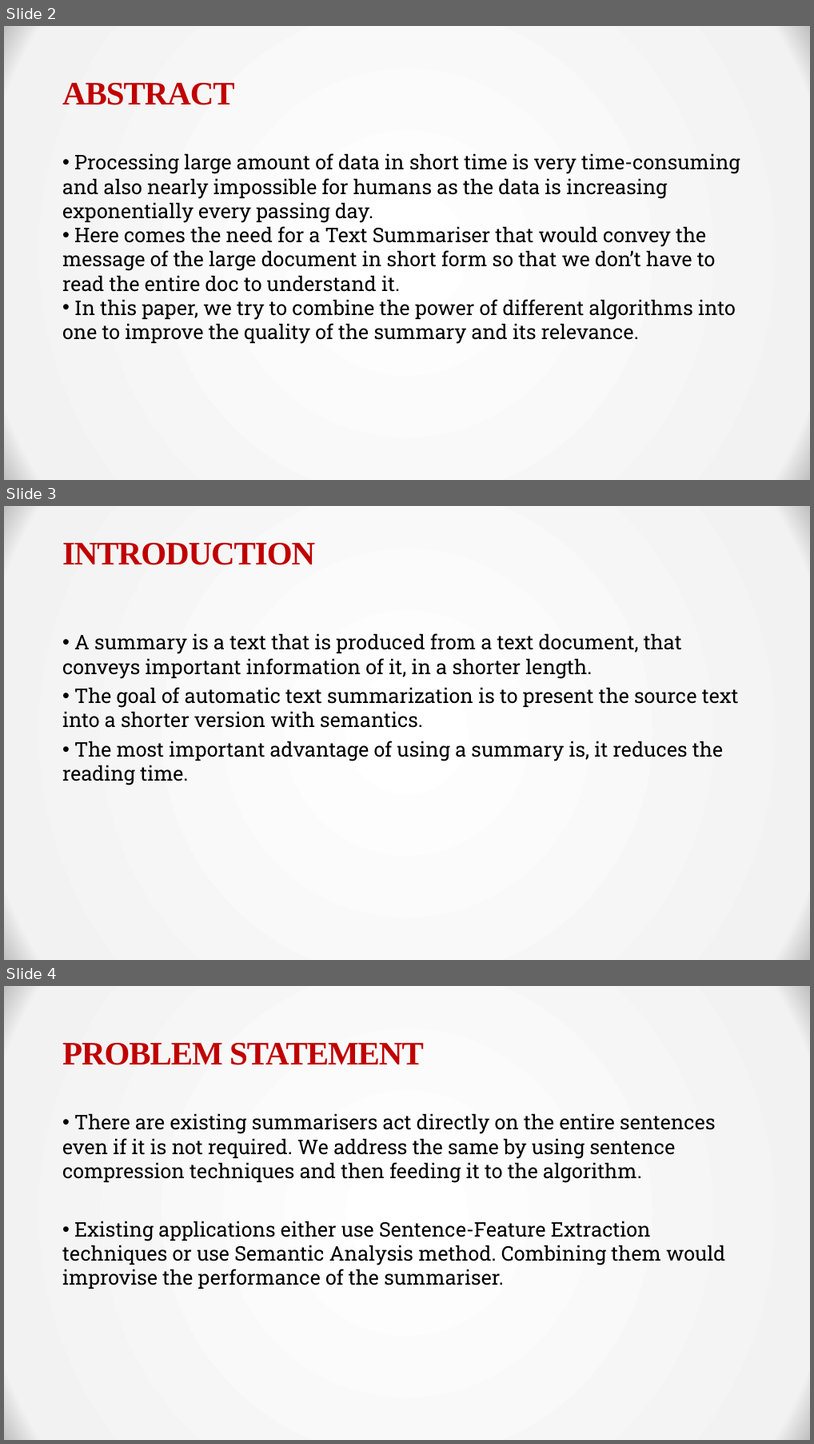
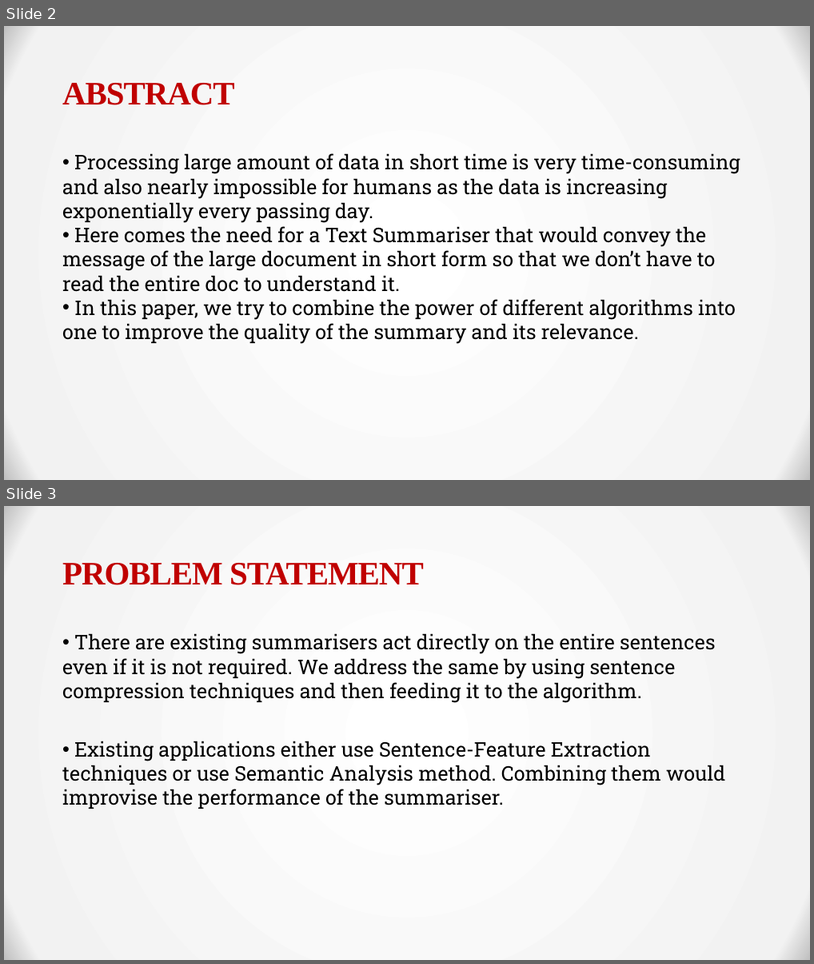
Before and after one commit to RV-Tech-Projects/AutomaticTextSummarization, a slide deck: presentations/Phase2_ppt.pptx. Shown one above the other, each under a label of ours: slides 2, 3 and 4 before the commit, slides 2 and 3 after it. The pictures are 814x1444 and 814x964 pixels, drawn with LibreOffice and Linux fonts; fonts in the diff are those of the drawing. Boxes give left, top, right and bottom in pixels: in the first picture for what was removed or moved away, otherwise in the second. Text is boxed around its words. In the diff, an @@ line names an element or a change of style, - is before the commit and + after.

Commit message:
removed introduction

```diff
--- a/presentations/Phase2_ppt.pptx
+++ b/presentations/Phase2_ppt.pptx
@@ slide 3 removed at [4, 506, 810, 960], background gradient #FFFFFF to #F2F2F2 to #BFBFBF @@
@@ title removed at [62, 543, 315, 565] @@
-INTRODUCTION
@@ text removed at [62, 633, 739, 785] @@
-• A summary is a text that is produced from a text document, that conveys important information of it, in a shorter length.
-• The goal of automatic text summarization is to present the source text into a shorter version with semantics.
-• The most important advantage of using a summary is, it reduces the reading time.
@@ what was slide 4 is now slide 3 @@
```
